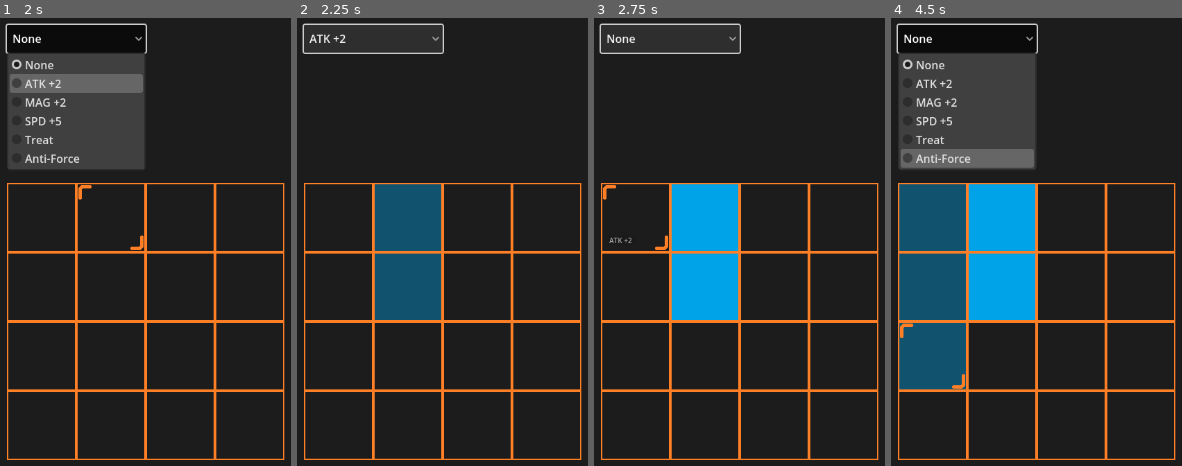
Above: before the commit, frames 1-4 (left to right).
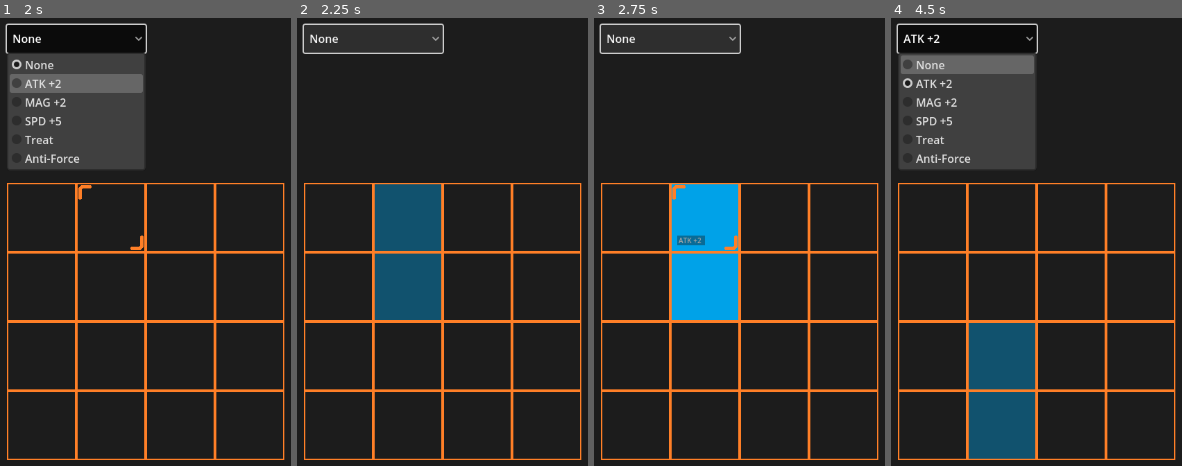
Above: after the commit, the same moments.

Repository: Cyaorn/Inv-System
Game: Godot game, scene res://scenes/inventory.tscn
Two runs of this game, one before a commit and one after it. Both use one fixed random seed, a clock stepped at 60 frames per second and the inputs below.
Inputs:
- Up to frame 1 (2 s): click "None" at 0.5 s; tap Enter at 1.25 s; hold Up (ui_up) from 1.28 s (still down); tap A (ui_a) at 1.35 s; tap D (ui_d) at 1.55 s
- Up to frame 2 (2.25 s): tap Space at 2 s; release Up (ui_up) at 2.03 s; tap D (ui_d) at 2.1 s
- Up to frame 3 (2.75 s): tap F (ui_f) at 2.3 s
- Up to frame 4 (4.5 s): tap Enter at 2.75 s; hold Up (ui_up) 2.78-3.5 s; tap F (ui_f) at 2.85 s; tap S (ui_s) at 3.05, 4.35 s; click "None" (after the commit: "ATK +2") at 3.5 s; tap Space at 4.25 s; hold Up (ui_up) from 4.28 s (still down)

Frame 1 is identical in both runs. In frame 2, 0.2% of the frame differs, in the area x 4-17%, y 3-6%; in frame 3, 0.5%; in frame 4, 28%, in the area x 2-50%, y 3-99%.
Error before the commit: Invalid access to property or key 'spaces' on a base object of type 'Nil'. (res://scripts/active_layer.gd:79)
Error after the commit: Invalid access to property or key 'spaces' on a base object of type 'Nil'. (res://scripts/active_layer.gd:96)

Commit message:
added functionality to pick up piece off the board as well as put them away, with the dropdown accurately reflecting changes

Diff:
--- a/project.godot
+++ b/project.godot
@@ -18,6 +18,10 @@
 [autoload]
 
 DataLoader="*res://scripts/DataLoader.gd"
+
+[debug]
+
+gdscript/warnings/integer_division=0
 
 [input]
 
@@ -46,6 +50,11 @@
 "events": [Object(InputEventKey,"resource_local_to_scene":false,"resource_name":"","device":-1,"window_id":0,"alt_press …(192 unchanged characters)…
 ]
 }
+ui_x={
+"deadzone": 0.2,
+"events": [Object(InputEventKey,"resource_local_to_scene":false,"resource_name":"","device":-1,"window_id":0,"alt_pressed":false,"shift_pressed":false,"ctrl_pressed":false,"meta_pressed":false,"pressed":false,"keycode":0,"physical_keycode":88,"key_label":0,"unicode":120,"location":0,"echo":false,"script":null)
+]
+}
 
 [rendering]
 
--- a/scripts/DataLoader.gd
+++ b/scripts/DataLoader.gd
@@ -8,9 +8,16 @@
 
 # item data
 var item_data := {} # might want to use a regular array if the ids are integers
-var item_grid_data := {}
 @onready var item_data_path = "res://data/ItemData.json"
 
+# player data
+
+# stores all the items where
+# 	key: item_id, value: array of slots occupied by item
+# eventually:
+#	key: weapon_id, value: array of (item_id, [slot_id], stuck?) tuples
+#	[stuck?] will determine if the skill piece is permanently attached to weap.
+var item_dict := {}
 
 func _ready() -> void:
 	load_data(item_data_path)
@@ -43,3 +50,6 @@
 
 func set_grid_data() -> void:
 	pass
+
+func _child_to_vector(slot_id : int) -> Vector2i:
+	return Vector2i(slot_id % COLS, int(slot_id / ROWS))
--- a/scripts/active_layer.gd
+++ b/scripts/active_layer.gd
@@ -1,11 +1,15 @@
 extends TileMapLayer
 
 signal cursor_hovering
+signal reset_selection
 signal piece_placed
+signal piece_removed_from_board
+signal piece_lifted
 
 @onready var board = $Board
 @onready var cursor = $Cursor
 @onready var item_data = DataLoader.item_data
+@onready var item_dict = DataLoader.item_dict
 const tile_id = 0
 const TILE_SIZE := 100
 const TRANSLUCENT := Color(1, 1, 1, 0.4)
@@ -20,7 +24,7 @@
 
 func _ready() -> void:
 	# connect("cursor_hovering", cursor.update_tooltip)
-	_reset_piece_variables(0)
+	_reset_piece_variables(0, true)
 	# draw_piece()
 
 func _process(_delta) -> void:
@@ -37,15 +41,27 @@
 		move_cursor(Vector2i.RIGHT)
 		move_piece(Vector2i.RIGHT)
 	elif Input.is_action_just_pressed("ui_f"):
+		# place piece if selected
 		if piece_selected:
 			clear_piece()
 			place_piece()
+		# else, pick up any piece the cursor is hovering over
+		else:
+			pick_up_piece()
+	elif Input.is_action_just_pressed("ui_x"):
+		if piece_selected:
+			clear_piece()
+			_reset_piece_variables(0)
+			emit_signal("cursor_hovering", cur_pos)
+			emit_signal("reset_selection")
 
 	if Input.is_action_just_pressed("ui_up"):
 		_reset_piece()
 
-func _reset_piece_variables(id) -> void:
-	_reset_cursor()
+func _reset_piece_variables(id, full_reset : bool = false) -> void:
+	if full_reset:
+		emit_signal("reset_selection")
+		_reset_cursor()
 	current_id = id
 	self_modulate = TRANSLUCENT
 	if id == 0:
@@ -60,6 +76,7 @@
 func _reset_cursor():
 	cur_pos = Vector2i(0, 0)
 	cursor.position = Vector2(0, 0)
+	emit_signal("cursor_hovering", cur_pos)
 
 func _reset_piece():
 	print("Resetting piece")
@@ -72,7 +89,7 @@
 	# if previous selected piece was None
 	if current_id != 0:
 		clear_piece()
-	_reset_piece_variables(item_id)
+	_reset_piece_variables(item_id, true)
 	draw_piece()
 
 func clear_piece() -> void:
@@ -119,8 +136,10 @@
 			erase_cell(cur_pos + i)
 			board.set_cell(cur_pos + i, tile_id, current_atlas)
 		emit_signal("piece_placed", cur_pos, current_id, current_item)
+		emit_signal("reset_selection")
 		emit_signal("cursor_hovering", cur_pos)
 		_reset_piece_variables(0)
+		print(item_dict)
 	else:
 		clear_piece()
 		draw_piece(true)
@@ -142,3 +161,27 @@
 		if not piece_selected:
 			# print("Emitting cursor_hovering")
 			emit_signal("cursor_hovering", cur_pos)
+
+# uses global item_dict to figure out where the entire piece is
+func pick_up_piece() -> void:
+	var hover_id = cursor.current_item_id
+	if hover_id == -1:
+		return
+
+	# erase cells from Board Layer
+	for i in item_dict[hover_id]:
+		board.erase_cell(DataLoader._child_to_vector(i))
+
+	# reset item_id of slots
+	emit_signal("piece_removed_from_board", item_dict[hover_id])
+
+	# add piece back to dropdown menu
+	emit_signal("piece_lifted", hover_id)
+
+	# remove piece from item_dict
+	item_dict.erase(hover_id)
+
+	# set hovered piece to current held piece
+	piece_selected = true
+	_reset_piece_variables(hover_id)
+	draw_piece()
--- a/scripts/cursor.gd
+++ b/scripts/cursor.gd
@@ -4,12 +4,14 @@
 @onready var tooltip = $Container/Margin/Tooltip
 @onready var rect = $Container/ColorRect
 
+var current_item_id : int
+
 func _ready() -> void:
 	tooltip.text = ""
 	container.hide()
 
-func update_tooltip(_str : String) -> void:
-	# not sure how to hide the entire node tree
+func update_tooltip(_str : String, item_id : int) -> void:
+	current_item_id = item_id
 	tooltip.text = _str
 	if _str == "":
 		container.hide()
--- a/scripts/grid_container.gd
+++ b/scripts/grid_container.gd
@@ -8,10 +8,17 @@
 func _ready() -> void:
 	pass
 
-func update_slots(cur_pos : Vector2i, item_id : int, item : Item):
+func update_slots(cur_pos : Vector2i, item_id : int, item : Item) -> void:
+	var slots := []
 	for i in item.spaces:
 		var slot = _vector_to_child(cur_pos + i)
 		slot.item_id = item_id
+		slots.append(slot.slot_id)
+	DataLoader.item_dict.set(item_id, slots)
+
+func reset_slots(slot_ids : Array) -> void:
+	for slot_id in slot_ids:
+		get_child(slot_id + 1).item_id = -1
 
 # add 1 to skip over the Active Layer child
 func _vector_to_child(vec : Vector2i) -> Node:
@@ -23,4 +30,4 @@
 	if slot.item_id > 0:
 		_name = DataLoader.item_data[slot.item_id].name
 	# print("Emitting reporting_tooltip: " + str(_name))
-	emit_signal("reporting_tooltip", _name)
+	emit_signal("reporting_tooltip", _name, slot.item_id)
--- a/scripts/inventory.gd
+++ b/scripts/inventory.gd
@@ -12,9 +12,13 @@
 var grid_array := []
 
 func _ready() -> void:
-	skill_selector.connect("item_selected", active_layer.update_piece)
-	active_layer.connect("piece_placed", skill_selector.reset_selection)
+	skill_selector.connect("item_selected", skill_selector.report_selected)
+	skill_selector.connect("report_id", active_layer.update_piece)
+	active_layer.connect("reset_selection", skill_selector.reset_selection)
+	active_layer.connect("piece_placed", skill_selector.remove_selection)
 	active_layer.connect("piece_placed", grid_container.update_slots)
+	active_layer.connect("piece_removed_from_board", grid_container.reset_slots)
+	active_layer.connect("piece_lifted", skill_selector.add_selection)
 	# probably a more efficient way than to go signal -> signal to report data
 	active_layer.connect("cursor_hovering", grid_container.report_name)
 	grid_container.connect("reporting_tooltip", cursor.update_tooltip)
--- a/scripts/item.gd
+++ b/scripts/item.gd
@@ -1,12 +1,14 @@
 class_name Item
 
+var id : int
 var name : String
 var effect : String
 var type : String
 var spaces : Array
 
 func _to_string() -> String:
-	return "Name: " + str(name) + \
+	return "Id: " + str(id) + \
+		   "\nName: " + str(name) + \
 		   "\nEffect: " + str(effect) + \
 		   "\nType: " + str(type) + \
 		   "\nSpaces: " + str(spaces) + "\n"
--- a/scripts/skill_selector.gd
+++ b/scripts/skill_selector.gd
@@ -1,4 +1,6 @@
 extends OptionButton
+
+signal report_id
 
 @onready var item_data = DataLoader.item_data
 
@@ -10,5 +12,19 @@
 	for key in item_data.keys():
 		add_item(item_data[key].name, key)
 
-func reset_selection(_cur_pos, _id, _item) -> void:
+func report_selected(idx) -> void:
+	emit_signal("report_id", get_item_id(idx))
+
+func reset_selection() -> void:
 	selected = 0
+
+func remove_selection(_cur_pos, id, _item) -> void:
+	# remove_item(get_item_index(id))
+	set_item_disabled(get_item_index(id), true)
+	selected = 0
+
+func add_selection(item_id: int) -> void:
+	var idx = get_item_index(item_id)
+	set_item_disabled(idx, false)
+	print(is_item_disabled(idx))
+	selected = idx
